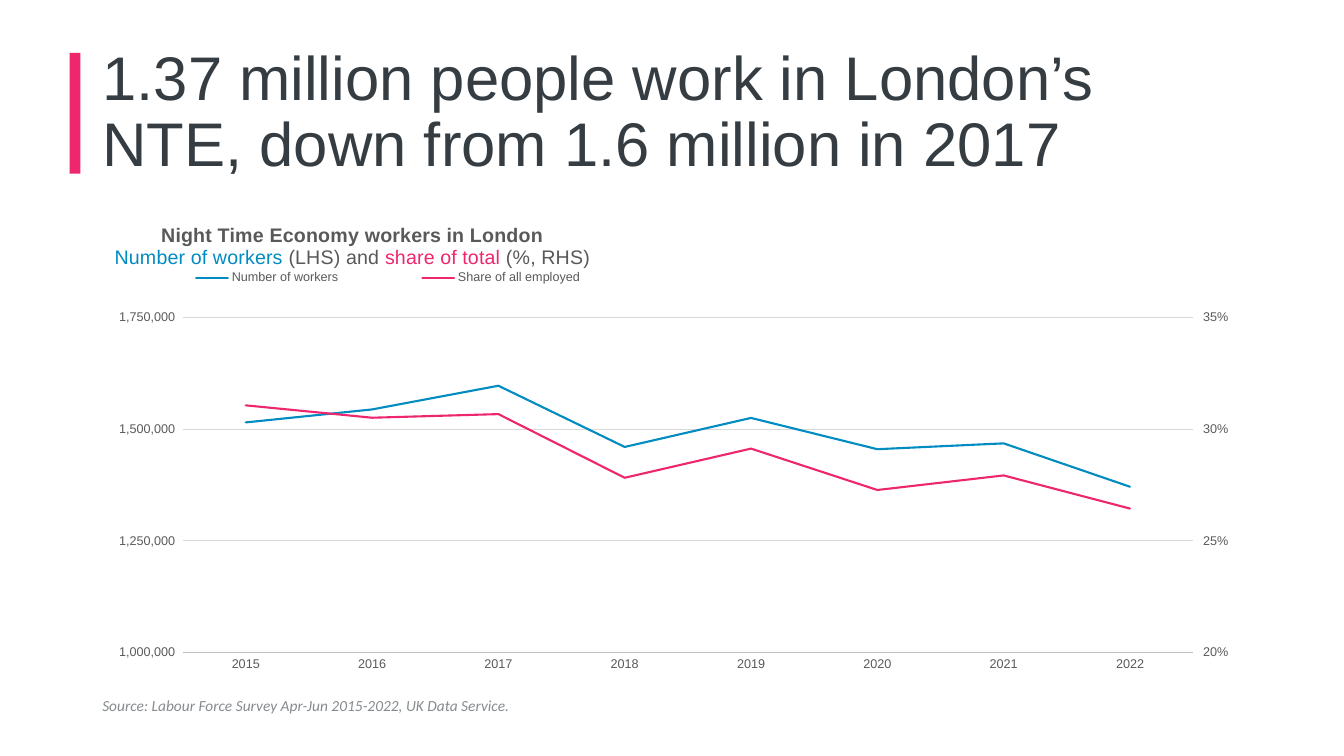
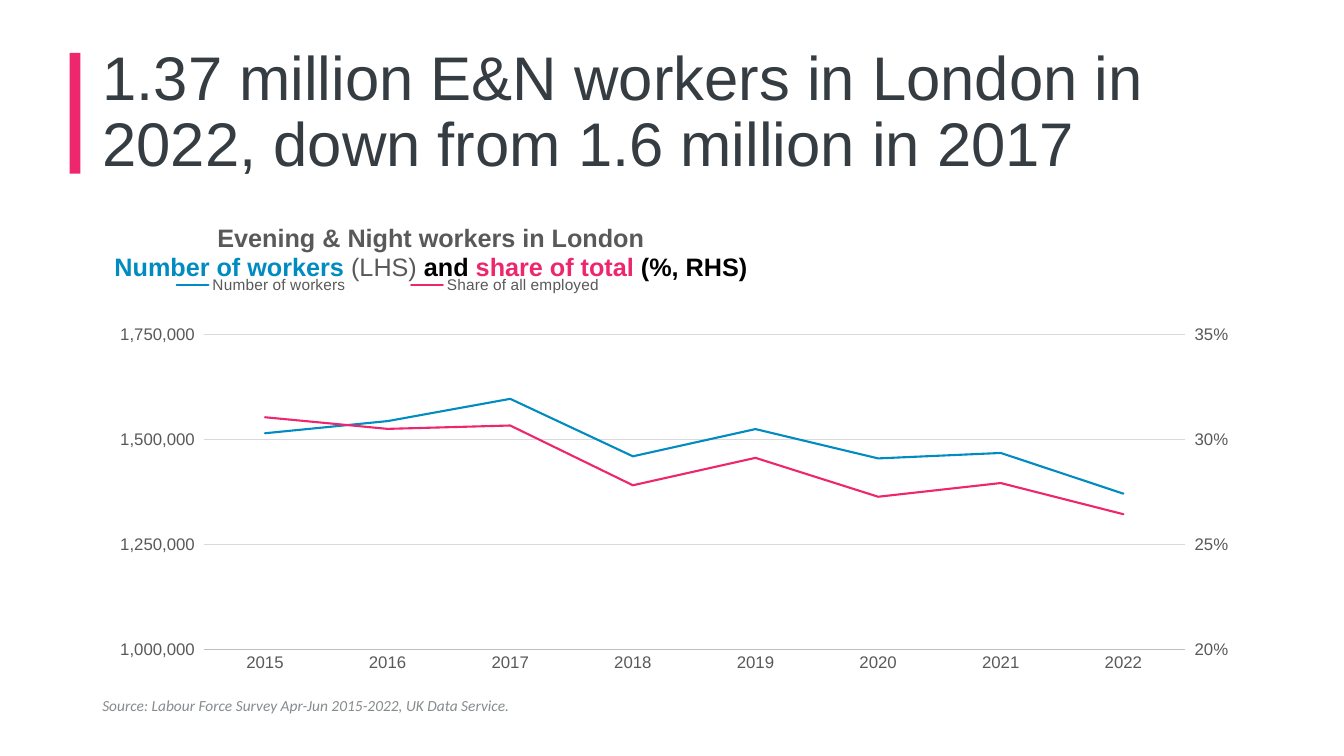
Before and after one commit to ammar-gla/NTE, a slide deck: slide 3 of Non-R/NTE Presentation, GLAE (DRAFT).pptx. Drawn at 1344x756 pixels with LibreOffice and Linux fonts; fonts in the diff are those of the drawing; background and template pictures are left out. Boxes give left, top, right and bottom in pixels: in the first picture for what was removed or moved away, otherwise in the second. Text is boxed around its words. In the diff, an @@ line names an element or a change of style, - is before the commit and + after.

```diff
--- a/Non-R/NTE Presentation, GLAE (DRAFT).pptx
+++ b/Non-R/NTE Presentation, GLAE (DRAFT).pptx
@@ title at <box>102,55,1143,174</box>: text changed @@
-1.37 million people work in London’s NTE, down from 1.6 million in 2017
+1.37 million E&N workers in London in 2022, down from 1.6 million in 2017
@@ line chart at <box>93,202,1252,682</box> @@
@@ title "Night Time Economy workers in London Number of workers (LHS) and share of total (%, RHS) " to "Evening & Night workers in London Number of workers (LHS) and share of total (%, RHS) " @@
@@ legend changed @@
@@ category axis changed @@
@@ value axis changed @@
@@ second value axis changed @@
```
Also in this commit, not shown: 4 other slides changed, 2 slides removed, 3 other files.
